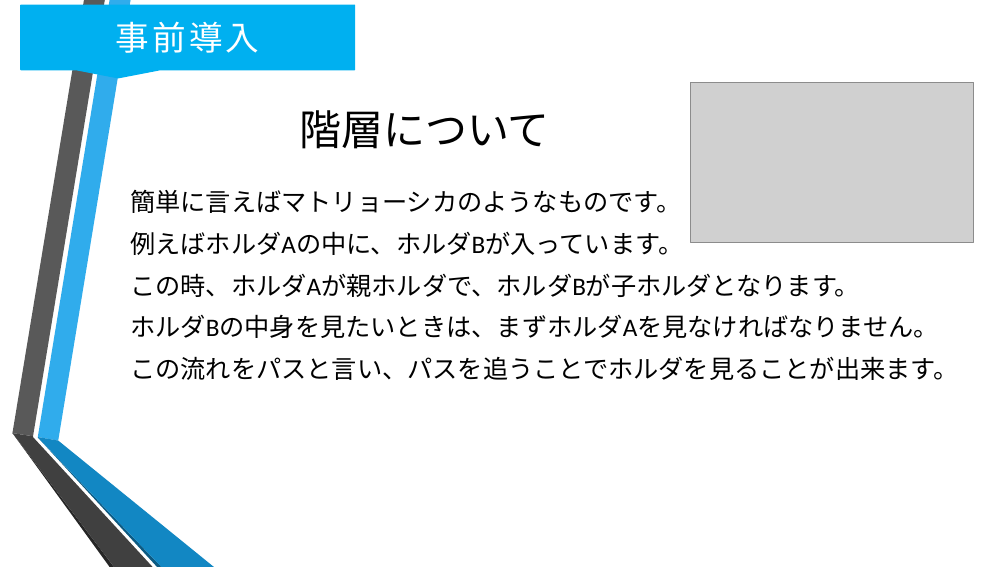
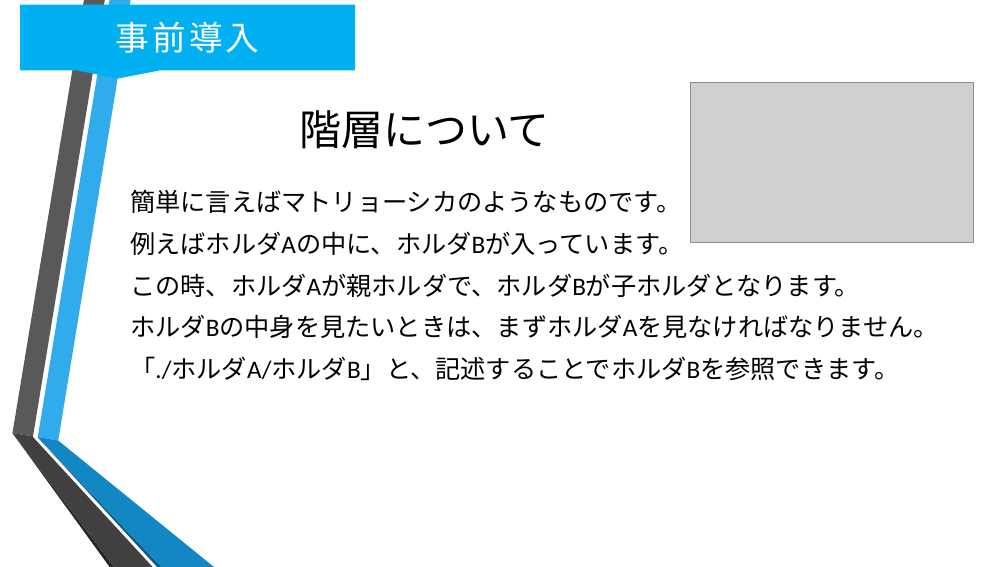
Before and after one commit to oono22/-, a slide deck: slide 3 of S-Learning Docment/S-Learn/狩り借り仮.pptx. Drawn at 1008x567 pixels with LibreOffice and Linux fonts; fonts in the diff are those of the drawing; grey boxes stand for pictures; background and template pictures are left out. Boxes give left, top, right and bottom in pixels: in the first picture for what was removed or moved away, otherwise in the second. Text is boxed around its words. In the diff, an @@ line names an element or a change of style, - is before the commit and + after.

```diff
--- a/S-Learning Docment/S-Learn/狩り借り仮.pptx
+++ b/S-Learning Docment/S-Learn/狩り借り仮.pptx
@@ text at (130,356,899,381): text changed @@
-この流れをパスと言い、パスを追うことでホルダを見ることが出来ます。
+「./ホルダA/ホルダB」と、記述することでホルダBを参照できます。
```
Also in this commit, not shown: 7 other slides changed, 6 slides added.
